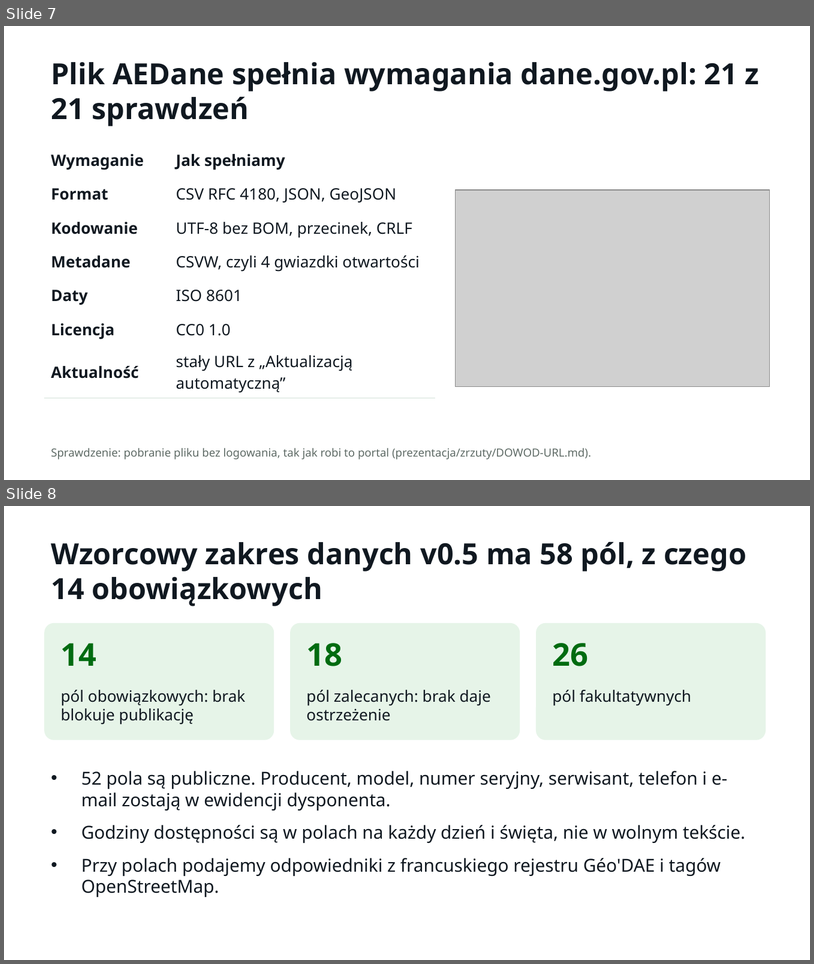
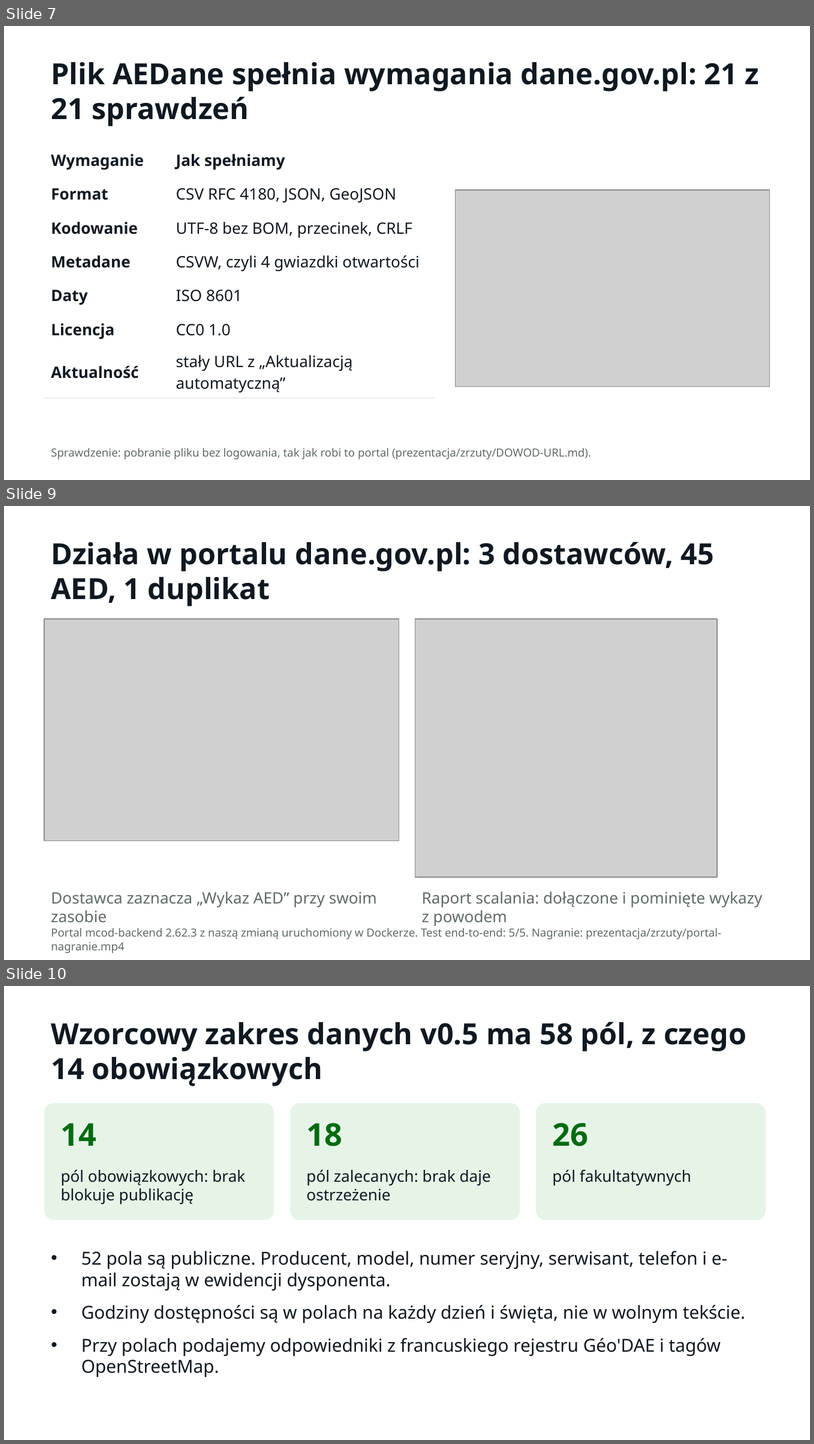
Before and after one commit to LastMinuteGameStudio/hacknation, a slide deck: prezentacja/AEDane – Misja AED (HackNation 2026).pptx. Shown one above the other, each under a label of ours: slides 7 and 8 before the commit, slides 7, 9 and 10 after it; the slides between them are not shown. The pictures are 814x964 and 814x1444 pixels, drawn with LibreOffice and Linux fonts; fonts in the diff are those of the drawing; grey boxes stand for pictures. Boxes give left, top, right and bottom in pixels: in the first picture for what was removed or moved away, otherwise in the second. Text is boxed around its words. In the diff, an @@ line names an element or a change of style, - is before the commit and + after.

```diff
--- a/prezentacja/AEDane – Misja AED (HackNation 2026).pptx
+++ b/prezentacja/AEDane – Misja AED (HackNation 2026).pptx
@@ slide 9 added at <box>4,506,810,960</box>, background #FFFFFF @@
@@ text added at <box>51,542,715,606</box>, 26 pt, text #101820, bold @@
+Działa w portalu dane.gov.pl: 3 dostawców, 45 AED, 1 duplikat
@@ picture added at <box>44,619,399,841</box> @@
@@ picture added at <box>415,619,717,877</box> @@
@@ text added at <box>51,891,377,922</box>, 14 pt, text #5F6B66 @@
+Dostawca zaznacza „Wykaz AED” przy swoim zasobie
@@ text added at <box>422,891,762,926</box>, 14 pt, text #5F6B66 @@
+Raport scalania: dołączone i pominięte wykazy z powodem
@@ text added at <box>51,928,722,953</box>, 10 pt, text #5F6B66 @@
+Portal mcod-backend 2.62.3 z naszą zmianą uruchomiony w Dockerze. Test end-to-end: 5/5. Nagranie: prezentacja/zrzuty/portal-nagranie.mp4
@@ what was slide 8 is now slide 10 @@
```
Also in this commit, not shown: 4 slides changed, 1 other slide added.
